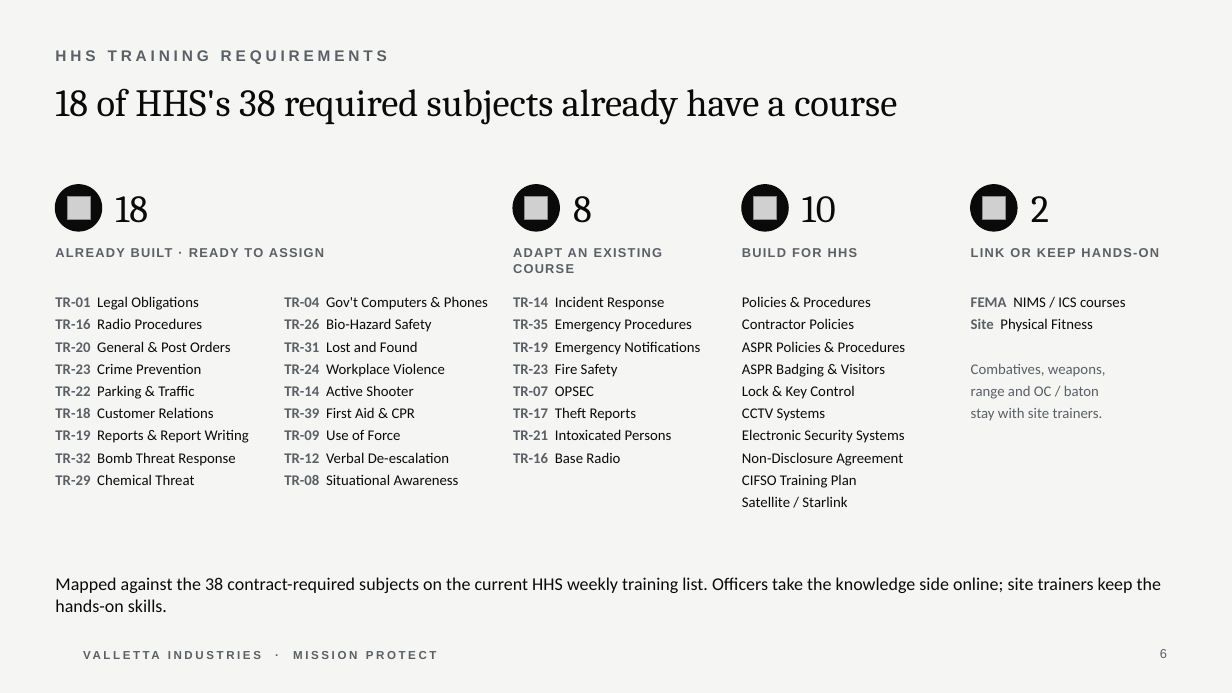
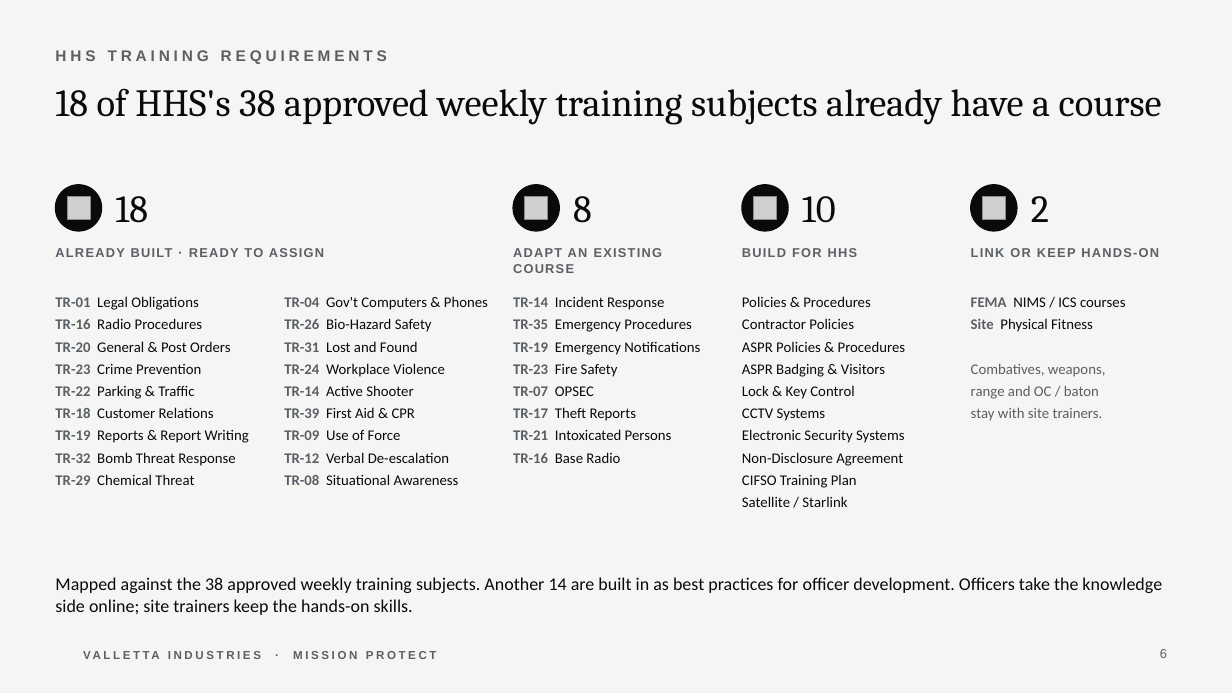
Before and after one commit to ideltoro05/valletta-design-system, a slide deck: slide 6 of decks/Valletta_HHS_Mission_Protect_Training.pptx. Drawn at 1232x693 pixels with LibreOffice and Linux fonts; fonts in the diff are those of the drawing; grey boxes stand for pictures; background and template pictures are left out. Boxes give left, top, right and bottom in pixels: in the first picture for what was removed or moved away, otherwise in the second. Text is boxed around its words. In the diff, an @@ line names an element or a change of style, - is before the commit and + after.

```diff
--- a/decks/Valletta_HHS_Mission_Protect_Training.pptx
+++ b/decks/Valletta_HHS_Mission_Protect_Training.pptx
@@ title at box(55, 88, 1162, 125): text changed @@
-18 of HHS's 38 required subjects already have a course
+18 of HHS's 38 approved weekly training subjects already have a course
@@ text at box(55, 577, 1162, 615): text changed @@
-Mapped against the 38 contract-required subjects on the current HHS weekly training list. Officers take the knowledge side online; site trainers keep the hands-on skills.
+Mapped against the 38 approved weekly training subjects. Another 14 are built in as best practices for officer development. Officers take the knowledge side online; site trainers keep the hands-on skills.
```
Also in this commit, not shown: 4 other slides changed.
